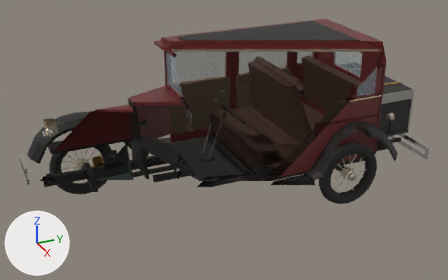
The Blender file assets/source/car/HotelCar.blend, before and after one commit.
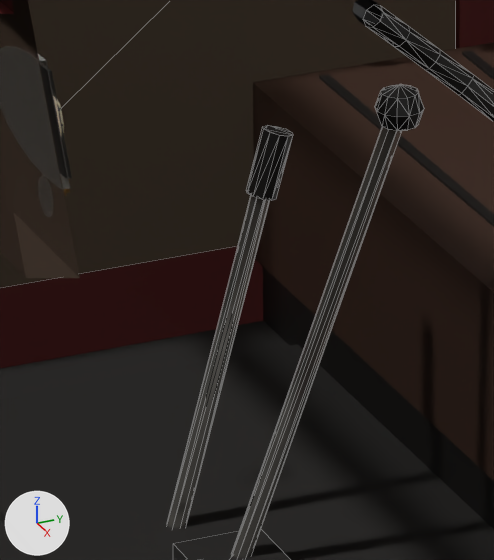
There are two pictures of each version: one whole from a 50 mm camera at (5.716, -2.442, 3.563) aimed at (0.086, 0.091, 0.749), one close up on the part from 41% to 52% of the width and 37% to 57% of the height. The axes (+X, +Y, +Z) are drawn at lower left. The lights are the same throughout. The last two pictures show the newer version. The close-ups show mesh edges as thin lines. Everything nearer to the camera than a plane just in front of the edit is cut away.

The older version as bpy lines, for what is in view:
```python
ob_body = bpy.data.objects.new('Body', me_body_mesh)
ob_body.parent = ob_hotelcarvisual
ob_body.location = (0.0, 0.0, 0.0)
ob_pivot_handbrake = bpy.data.objects.new('Pivot_Handbrake', None)
ob_pivot_handbrake.parent = ob_hotelcarvisual
ob_pivot_handbrake.location = (-0.12, -0.08, 0.5)
ob_steeringwheel = bpy.data.objects.new('SteeringWheel', me_steeringwheel_mesh)
ob_steeringwheel.parent = ob_pivot_steeringwheel
ob_steeringwheel.location = (-0.3, -0.09, -1.13)
# also in view: 'Door_FR' at (-0.627, 0.1, 1.14); 'GearLever' at (0.003, 0.018, 0.771); 'Handbrake' at (-0.12, -0.014, 0.726)
```
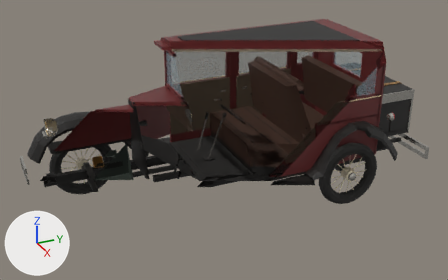
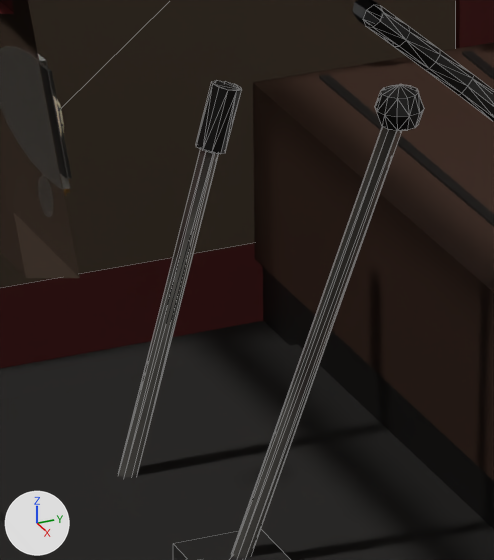
ob_pivot_handbrake is not drawn itself; it is the parent of ob_handbrake.

Changed parts and their boxes [x1, y1, x2, y2] in the close-ups (494 x 560 px):
```json
{"object": "Handbrake", "change": "reshaped", "before": [167, 125, 293, 528], "after": [119, 80, 242, 477]}
```

The change, as JSON lines over the scene's bpy script:
```json
{"op": "set", "path": "ob_pivot_handbrake.location", "old": "(-0.12, -0.08, 0.5)", "new": "(-0.26, -0.08, 0.5)"}
```
